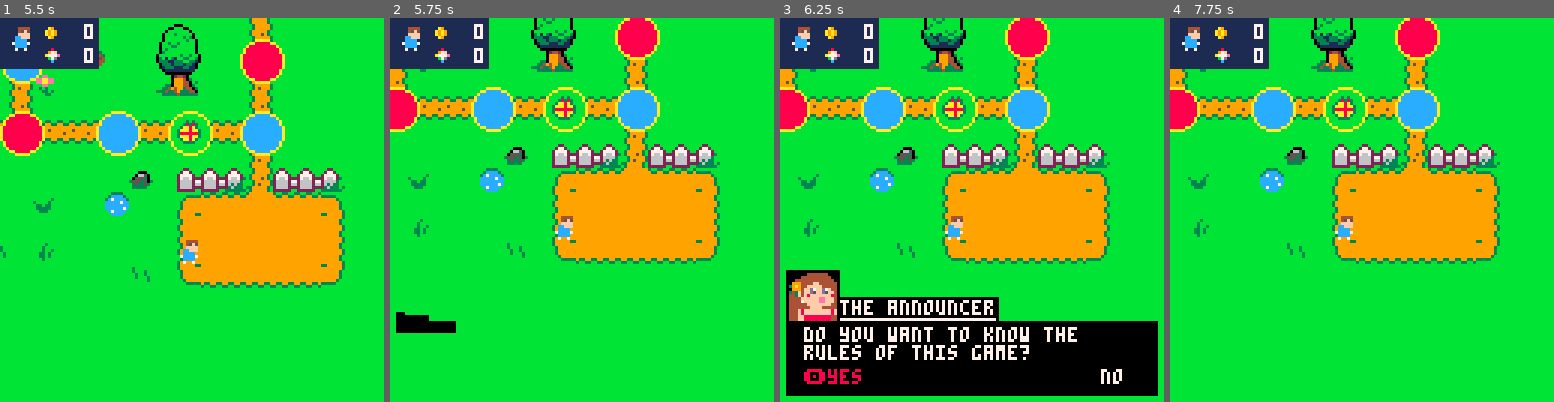
Above: before the commit, frames 1-4 (left to right).
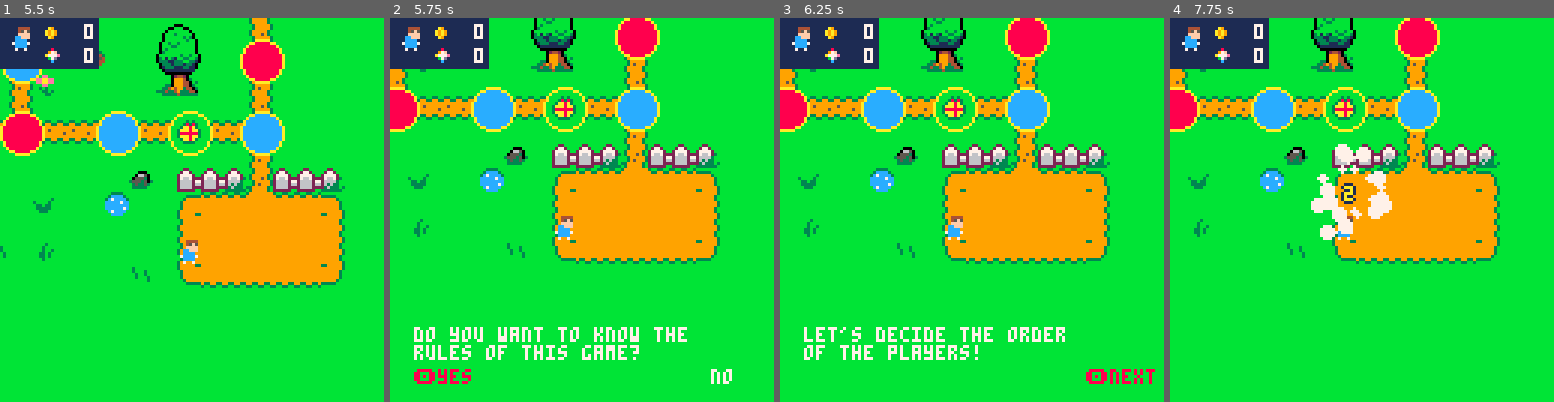
Above: after the commit, the same moments.

Repository: FIXMESTEVE/pico8_fiesta_party
Game: PICO-8 cartridge refactor/base.p8
Same seed, same stepped clock (60 frames per second), same inputs: the game is played once before the commit and once after it.
Inputs:
- Up to frame 1 (5.5 s): tap X (X key) at 0.33, 1.07, 1.85, 2.97, 4.08, 5.2 s; tap O (Z key) at 0.7, 1.7, 2.1, 2.5, 2.9, 3.3, 3.7, 4.1, 4.5, 4.9, 5.3 s; hold Right 1.6-2.1 s; hold Up 2.15-2.42 s; hold Right 2.47-3.03 s; hold Left 3.08-3.58 s; hold Down 3.63-3.97 s; hold Right 4.02-4.68 s; hold Up 4.73-5.03 s; hold Left from 5.08 s (still down)
- Up to frame 2 (5.75 s): release Left at 5.68 s; tap O (Z key) at 5.7 s; hold Down from 5.73 s (still down)
- Up to frame 3 (6.25 s): release Down at 6.03 s; hold Right from 6.08 s (still down); tap O (Z key) at 6.1 s
- Up to frame 4 (7.75 s): tap X (X key) at 6.32, 7.43 s; tap O (Z key) every 0.4 s from 6.5 to 7.7 s; release Right at 6.58 s; hold Right 6.63-7.13 s; hold Up 7.18-7.45 s; hold Right from 7.5 s (still down)

Frame 1 is identical in both runs. In frame 2, 3.0% of the frame differs, in the area x 1-90%, y 76-96%; in frame 3, 22%, in the area x 1-99%, y 65-99%; in frame 4, 1.8%.

Commit message:
added post-intro-dices dialog. todo: fix the textboxes

Diff:
--- a/refactor/base.p8
+++ b/refactor/base.p8
@@ -26,6 +26,7 @@
 --discussions
 #include discussions/intro_disc.lua
 #include discussions/intro_disc_part2.lua
+#include discussions/intro_disc_part3.lua
 
 --objects
 #include objects/player.lua
--- a/refactor/cutscenes/intro_cut.lua
+++ b/refactor/cutscenes/intro_cut.lua
@@ -67,7 +67,9 @@
 end
 
 function intro_cut:dialog_2()
---TODO
+    intro_disc_part3:build()
+    intro_disc_part3:queue()
+    my_dtb_update()
 end
 
 function intro_cut:spawndices()
--- /dev/null
+++ b/refactor/discussions/intro_disc_part3.lua
@@ -0,0 +1,46 @@
+intro_disc_part3={}
+intro_disc_part3.lines={}
+intro_disc_part3.isbuilt=false
+intro_disc_part3.isqueued=false
+
+function intro_disc_part3:build()
+    if(self.isbuilt)return
+    my_dtb_init() --reset my_dtb
+    my_dtb_portrait=197
+    my_dtb_name="the announcer"
+
+    for i=1,#players do
+        local order=""
+        if(i==1)then
+            order=1 .."st"
+        elseif(i==2)then
+            order=2 .."nd"
+        elseif(i==3)then
+            order=3 .."rd"
+        elseif(i==4)then
+            order=4 .."th"
+        end
+
+        local call=nil
+        if(i==#players)then
+            call=function()
+                intro_cut.state=4
+            end
+        end
+        local line={line=i.." will be playing "..order.."!",options=nil,callback=call}
+
+        add(self.lines,line)
+    end
+
+    self.isbuilt=true
+end
+
+function intro_disc_part3:queue()
+    if(self.isqueued)return
+
+    for i=1,#self.lines do
+        my_dtb_disp(self.lines[i])
+    end
+
+    self.isqueued=true
+end
--- a/refactor/libs/my_dtb.lua
+++ b/refactor/libs/my_dtb.lua
@@ -18,6 +18,9 @@
     boxready=false
     my_dtb_portrait=nil
     my_dtb_name=nil
+    my_dtb_clk=0.0
+    my_dtb_queue={}
+    boxlines=3
 end
 
 -- this will add a piece of text to the queu. the queu is processed automatically.
@@ -29,7 +32,7 @@
 function my_dtb_update()
     if(#my_dtb_queue>0)then
         my_dtb_clk+=clock.past
-        if(not boxready)return
+        --if(not boxready)return
         if (is_pressed(4,player_control)) then --O button
             _dtb_nexttext(my_dtb_option)
             return
@@ -59,57 +62,57 @@
     local timer = my_dtb_clk*3 % 1
 
     if(#my_dtb_queue>0)then
-        --FIXMESTEVE: refactor these with a function or replace with a coroutine
-        if(abs(textbox_lerpedx2-x2)<1)then
-            textbox_lerpedx2=x2
-            boxready=true
-        else
-            textbox_lerpedx2 = lerp(x1,x2,easeInOut(timer))
-        end
-        if(abs(textbox_lerpedy2-y2)<1)then
-            textbox_lerpedy2=y2
-            boxready=true
-        else
-            textbox_lerpedy2 = lerp(y1,y2,easeInOut(timer))
-        end
+        -- --FIXMESTEVE: refactor these with a function or replace with a coroutine
+        -- if(abs(textbox_lerpedx2-x2)<1)then
+        --     textbox_lerpedx2=x2
+        --     boxready=true
+        -- else
+        --     textbox_lerpedx2 = lerp(x1,x2,easeInOut(timer))
+        -- end
+        -- if(abs(textbox_lerpedy2-y2)<1)then
+        --     textbox_lerpedy2=y2
+        --     boxready=true
+        -- else
+        --     textbox_lerpedy2 = lerp(y1,y2,easeInOut(timer))
+        -- end
 
-        if(my_dtb_portrait!=nil)then
-            if(abs(portrait_lerpedx2-portrait_x2)<1)then
-                portrait_lerpedx2=portrait_x2
-            else
-                portrait_lerpedx2 = lerp(portrait_x1,portrait_x2,easeInOut(timer))
-            end
-            if(abs(portrait_lerpedy1-portrait_y1)<1)then
-                portrait_lerpedy1=portrait_y1
-            else
-                portrait_lerpedy1 = lerp(portrait_y2,portrait_y1,easeInOut(timer))
-            end
+        -- if(my_dtb_portrait!=nil)then
+        --     if(abs(portrait_lerpedx2-portrait_x2)<1)then
+        --         portrait_lerpedx2=portrait_x2
+        --     else
+        --         portrait_lerpedx2 = lerp(portrait_x1,portrait_x2,easeInOut(timer))
+        --     end
+        --     if(abs(portrait_lerpedy1-portrait_y1)<1)then
+        --         portrait_lerpedy1=portrait_y1
+        --     else
+        --         portrait_lerpedy1 = lerp(portrait_y2,portrait_y1,easeInOut(timer))
+        --     end
 
-            rectfill(portrait_x1+xoffset,portrait_lerpedy1+yoffset,portrait_lerpedx2+xoffset,portrait_y2+yoffset,0)
-        end
+        --     rectfill(portrait_x1+xoffset,portrait_lerpedy1+yoffset,portrait_lerpedx2+xoffset,portrait_y2+yoffset,0)
+        -- end
 
-        if(my_dtb_name!=nil)then
-            if(abs(namebox_lerpedx2-namebox_x2)<1)then
-                namebox_lerpedx2=namebox_x2
-            else
-                namebox_lerpedx2 = lerp(namebox_x1,namebox_x2,easeInOut(timer))
-            end
-            if(abs(namebox_lerpedy1-namebox_y1)<1)then
-                namebox_lerpedy1=namebox_y1
-            else
-                namebox_lerpedy1 = lerp(namebox_y2,namebox_y1,easeInOut(timer))
-            end
+        -- if(my_dtb_name!=nil)then
+        --     if(abs(namebox_lerpedx2-namebox_x2)<1)then
+        --         namebox_lerpedx2=namebox_x2
+        --     else
+        --         namebox_lerpedx2 = lerp(namebox_x1,namebox_x2,easeInOut(timer))
+        --     end
+        --     if(abs(namebox_lerpedy1-namebox_y1)<1)then
+        --         namebox_lerpedy1=namebox_y1
+        --     else
+        --         namebox_lerpedy1 = lerp(namebox_y2,namebox_y1,easeInOut(timer))
+        --     end
 
-            rectfill(namebox_x1+xoffset,namebox_lerpedy1+yoffset,namebox_lerpedx2+xoffset,namebox_y2+yoffset,0)
-        end
+        --     rectfill(namebox_x1+xoffset,namebox_lerpedy1+yoffset,namebox_lerpedx2+xoffset,namebox_y2+yoffset,0)
+        -- end
 
-        rectfill(x1+xoffset,y1+yoffset,textbox_lerpedx2+xoffset,textbox_lerpedy2+yoffset,0)
-        if(not boxready)return
-        if(my_dtb_portrait!=nil)spr(my_dtb_portrait,portrait_x1+1+xoffset,portrait_y1+1+yoffset,2,2)
-        if(my_dtb_name!=nil)then
-            print(my_dtb_name,namebox_x1+18+xoffset,namebox_y1+1+yoffset,7)
-            line(namebox_x1+18+xoffset,namebox_y2-1+yoffset,namebox_x1+69+xoffset,namebox_y2-1+yoffset,7)
-        end
+        -- rectfill(x1+xoffset,y1+yoffset,textbox_lerpedx2+xoffset,textbox_lerpedy2+yoffset,0)
+        -- if(not boxready)return
+        -- if(my_dtb_portrait!=nil)spr(my_dtb_portrait,portrait_x1+1+xoffset,portrait_y1+1+yoffset,2,2)
+        -- if(my_dtb_name!=nil)then
+        --     print(my_dtb_name,namebox_x1+18+xoffset,namebox_y1+1+yoffset,7)
+        --     line(namebox_x1+18+xoffset,namebox_y2-1+yoffset,namebox_x1+69+xoffset,namebox_y2-1+yoffset,7)
+        -- end
         --get the words
         local str=my_dtb_queue[1].line
         local words={}
